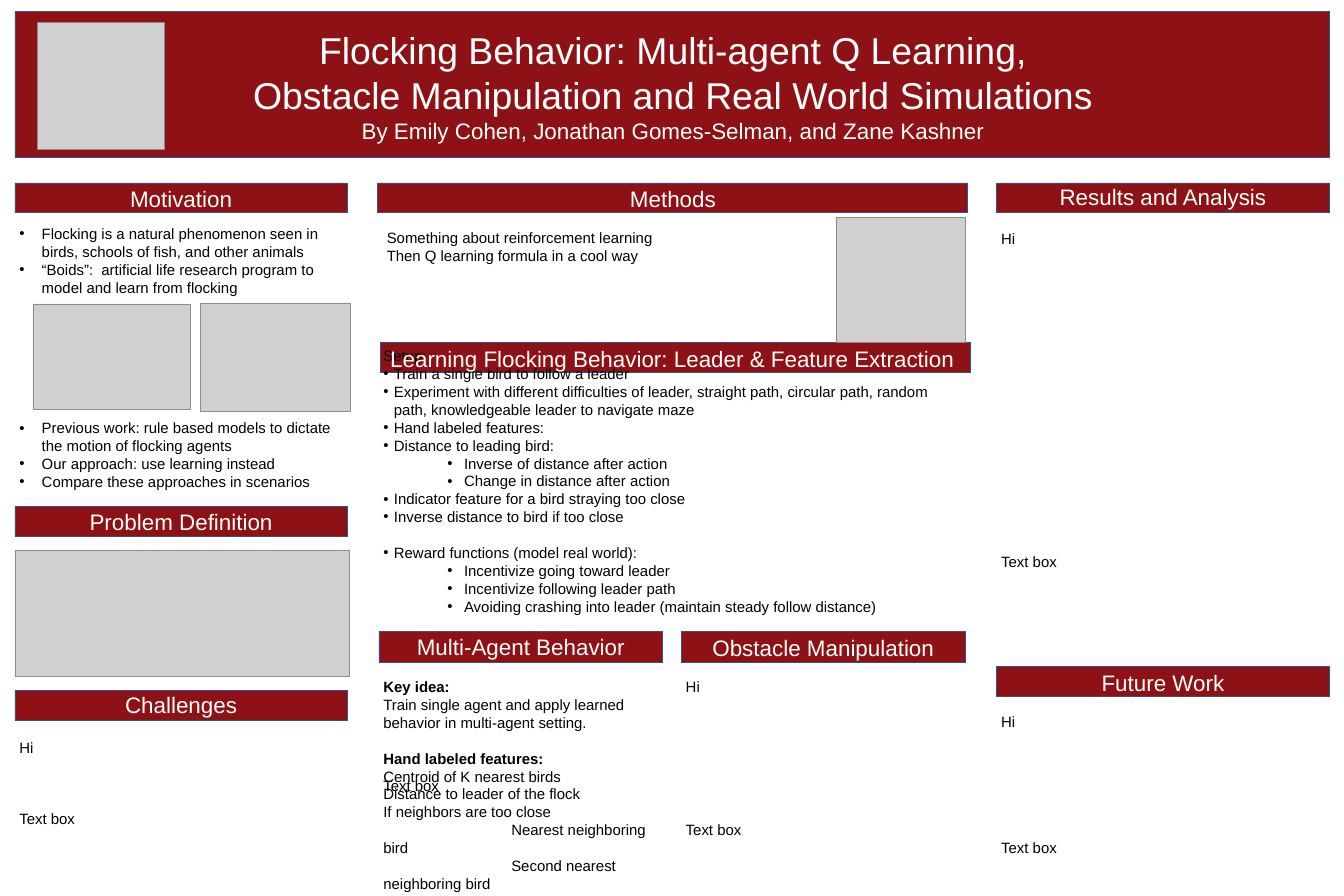
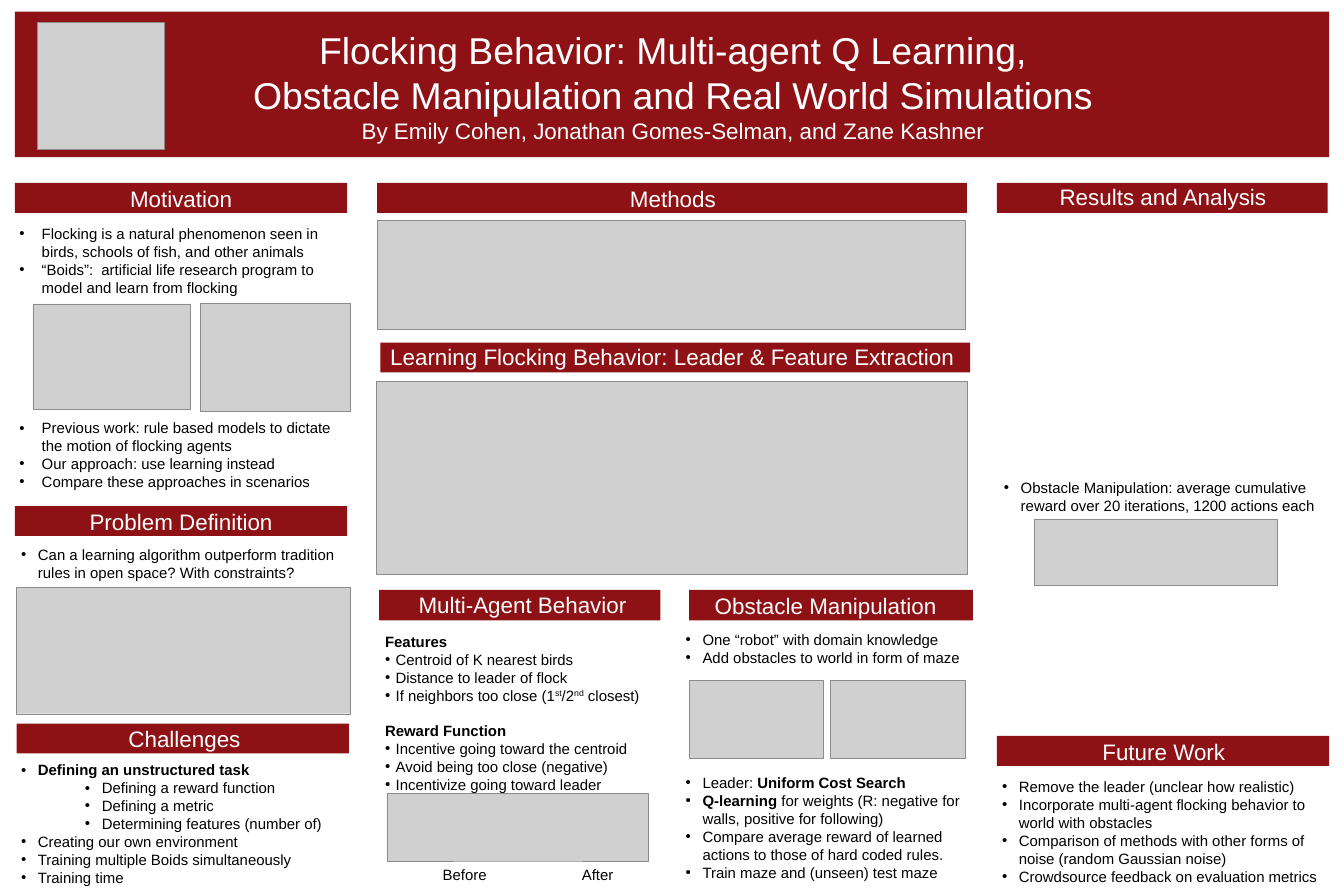
Before and after one commit to zkashner/learning-boid-flocking, a slide deck: slide 1 of cs221Poster.ppt. Drawn at 1344x896 pixels with LibreOffice and Linux fonts; fonts in the diff are those of the drawing; grey boxes stand for pictures. Boxes give left, top, right and bottom in pixels: in the first picture for what was removed or moved away, otherwise in the second. Text is boxed around its words. In the diff, an @@ line names an element or a change of style, - is before the commit and + after.

Commit message:
poster update

```diff
--- a/cs221Poster.ppt
+++ b/cs221Poster.ppt
@@ picture resized from (x1=836, y1=217, x2=965, y2=342) to (x1=377, y1=221, x2=965, y2=330) @@
@@ text removed at (x1=387, y1=232, x2=652, y2=264) @@
-Something about reinforcement learning
-Then Q learning formula in a cool way
@@ text removed at (x1=1001, y1=233, x2=1057, y2=567) @@
-Hi
-Text box
@@ text removed at (x1=383, y1=350, x2=928, y2=795) @@
-Setup:
-• Train a single bird to follow a leader
-• Experiment with different difficulties of leader, straight path, circular path, random path, knowledgeable leader to navigate maze
-• Hand labeled features:
-• Distance to leading bird:
-  • Inverse of distance after action
-  • Change in distance after action
-• Indicator feature for a bird straying too close
-• Inverse distance to bird if too close
-• Reward functions (model real world):
-  • Incentivize going toward leader
-  • Incentivize following leader path
-  • Avoiding crashing into leader (maintain steady follow distance)
-Text box
@@ picture added at (x1=376, y1=381, x2=967, y2=574) @@
@@ text added at (x1=1021, y1=482, x2=1314, y2=513), 24 pt, text #000000 @@
+• Obstacle Manipulation: average cumulative reward over 20 iterations, 1200 actions each
@@ picture added at (x1=1034, y1=519, x2=1278, y2=586) @@
@@ text added at (x1=38, y1=549, x2=334, y2=581), 24 pt, text #000000 @@
+• Can a learning algorithm outperform tradition rules in open space? With constraints?
@@ picture moved from (x1=15, y1=550, x2=349, y2=676) to (x1=17, y1=587, x2=350, y2=714) @@
@@ 2 texts, 1 rectangle moved together from (x1=379, y1=632, x2=934, y2=662) to (x1=379, y1=590, x2=936, y2=620) @@
@@ rectangle moved from (x1=681, y1=632, x2=965, y2=662) to (x1=689, y1=590, x2=973, y2=620) @@
@@ text added at (x1=385, y1=636, x2=639, y2=794), 24 pt, text #000000 @@
+Features
+• Centroid of K nearest birds
+• Distance to leader of flock
+• If neighbors too close (1st/2nd closest)
+Reward Function
+• Incentive going toward the centroid
+• Avoid being too close (negative)
+• Incentivize going toward leader
@@ text added at (x1=703, y1=634, x2=960, y2=881), 24 pt, text #000000 @@
+• One “robot” with domain knowledge
+• Add obstacles to world in form of maze
+• Leader: Uniform Cost Search
+• Q-learning for weights (R: negative for walls, positive for following)
+• Compare average reward of learned actions to those of hard coded rules.
+• Train maze and (unseen) test maze
@@ text removed at (x1=383, y1=681, x2=646, y2=892) @@
-Key idea:
-Train single agent and apply learned behavior in multi-agent setting.
-Hand labeled features:
-Centroid of K nearest birds
-Distance to leader of the flock
-If neighbors are too close
-Nearest neighboring bird
-Second nearest neighboring bird
-Rewards:
-Negative reward for each neighboring bird that is too close
-Incentivize going toward the centroid of the flock
-Give incentive for going toward leader
-Text box
@@ text removed at (x1=686, y1=681, x2=741, y2=835) @@
-Hi
-Text box
@@ picture added at (x1=689, y1=681, x2=823, y2=759) @@
@@ picture added at (x1=830, y1=681, x2=965, y2=759) @@
@@ text removed at (x1=1001, y1=716, x2=1057, y2=853) @@
-Hi
-Text box
@@ rectangle moved from (x1=15, y1=690, x2=347, y2=720) to (x1=17, y1=724, x2=349, y2=754) @@
@@ text "Challenges" moved from (x1=125, y1=696, x2=237, y2=718) to (x1=128, y1=730, x2=240, y2=752) @@
@@ text removed at (x1=19, y1=742, x2=75, y2=824) @@
-Hi
-Text box
@@ rectangle moved from (x1=997, y1=667, x2=1329, y2=697) to (x1=997, y1=736, x2=1329, y2=766) @@
@@ outline #2F528F 0.99 pt to none in 10 elements at (x1=15, y1=183, x2=347, y2=213), (x1=377, y1=183, x2=967, y2=213), (x1=380, y1=343, x2=970, y2=373), (x1=15, y1=506, x2=347, y2=536), (x1=15, y1=12, x2=1329, y2=157), (x1=997, y1=183, x2=1328, y2=213), (x1=17, y1=724, x2=349, y2=754), (x1=379, y1=590, x2=660, y2=620), (x1=689, y1=590, x2=973, y2=620), (x1=997, y1=736, x2=1329, y2=766) @@
@@ text "Future Work" moved from (x1=1102, y1=674, x2=1224, y2=692) to (x1=1102, y1=743, x2=1225, y2=761) @@
@@ text added at (x1=38, y1=764, x2=321, y2=886), 24 pt, text #000000 @@
+• Defining an unstructured task
+  • Defining a reward function
+  • Defining a metric
+  • Determining features (number of)
+• Creating our own environment
+• Training multiple Boids simultaneously
+• Training time
@@ picture added at (x1=387, y1=793, x2=649, y2=861) @@
@@ text added at (x1=1019, y1=781, x2=1317, y2=882), 24 pt, text #000000 @@
+• Remove the leader (unclear how realistic)
+• Incorporate multi-agent flocking behavior to world with obstacles
+• Comparison of methods with other forms of noise (random Gaussian noise)
+• Crowdsource feedback on evaluation metrics
@@ text added at (x1=443, y1=869, x2=487, y2=880), 24 pt, text #000000 @@
+Before
@@ text added at (x1=582, y1=869, x2=614, y2=880), 24 pt, text #000000 @@
+After
```
